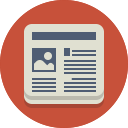
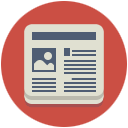
Before/after of a 128 × 128 layered artwork. What changed in the layer stack:
moved "Layer 0" above "Layer 1", painted on it over left=0, top=0, right=128, bottom=128
painted on "Layer 1" over left=0, top=0, right=128, bottom=128
